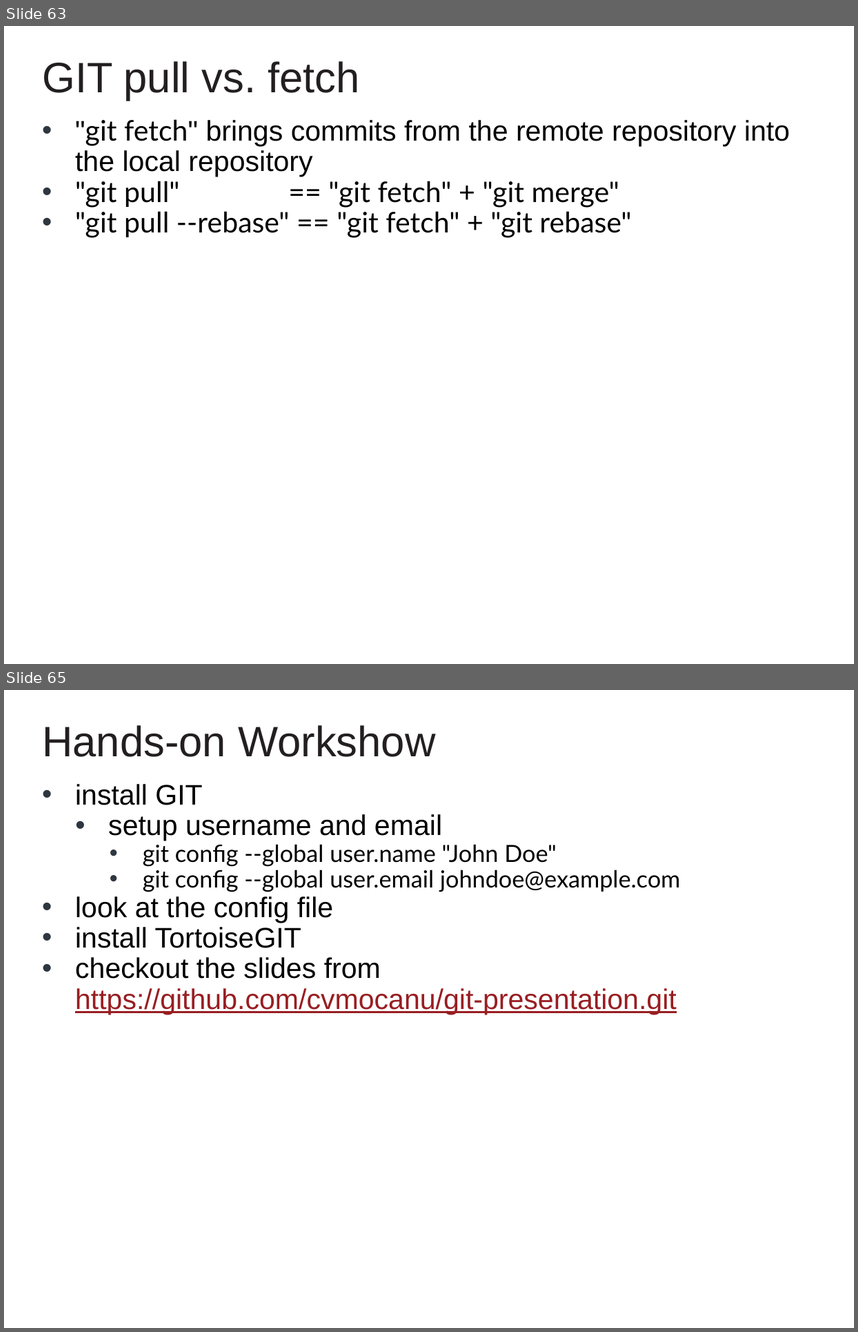
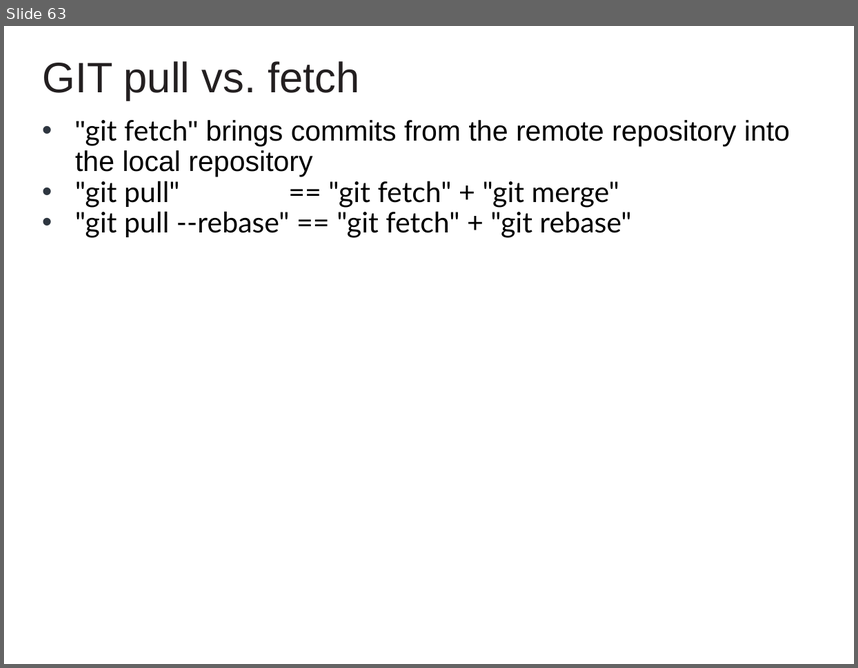
Before and after one commit to cvmocanu/git-presentation, a slide deck: GIT Presentation.pptx. Shown one above the other, each under a label of ours: slides 63 and 65 before the commit, slide 63 after it; the slides between them are not shown. The pictures are 858x1332 and 858x668 pixels, drawn with LibreOffice and Linux fonts; fonts in the diff are those of the drawing; background and template pictures are left out. Boxes give left, top, right and bottom in pixels: in the first picture for what was removed or moved away, otherwise in the second. Text is boxed around its words. In the diff, an @@ line names an element or a change of style, - is before the commit and + after.

```diff
--- a/GIT Presentation.pptx
+++ b/GIT Presentation.pptx
@@ slide 65 removed at box(4, 690, 854, 1328), background #FFFFFF @@
@@ text removed at box(42, 725, 435, 757) @@
-Hands-on Workshow
@@ text removed at box(75, 784, 680, 1014) @@
-• install GIT
-• setup username and email
-• git config --global user.name "John Doe"
-• git config --global user.email johndoe@example.com
-• look at the config file
-• install TortoiseGIT
-• checkout the slides from
-  https://github.com/cvmocanu/git-presentation.git
```
Also in this commit, not shown: 1 slide changed, 2 other slides removed.
